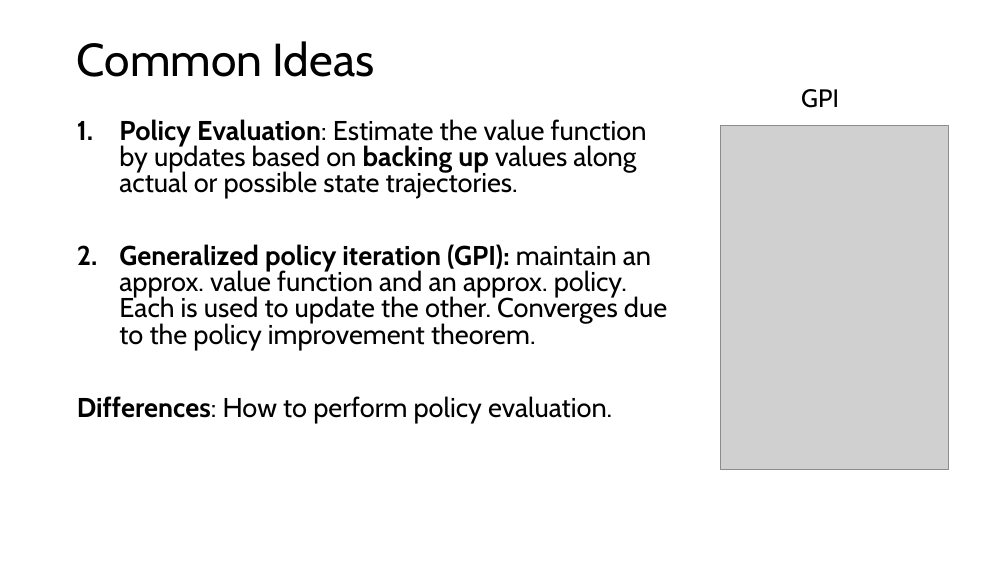
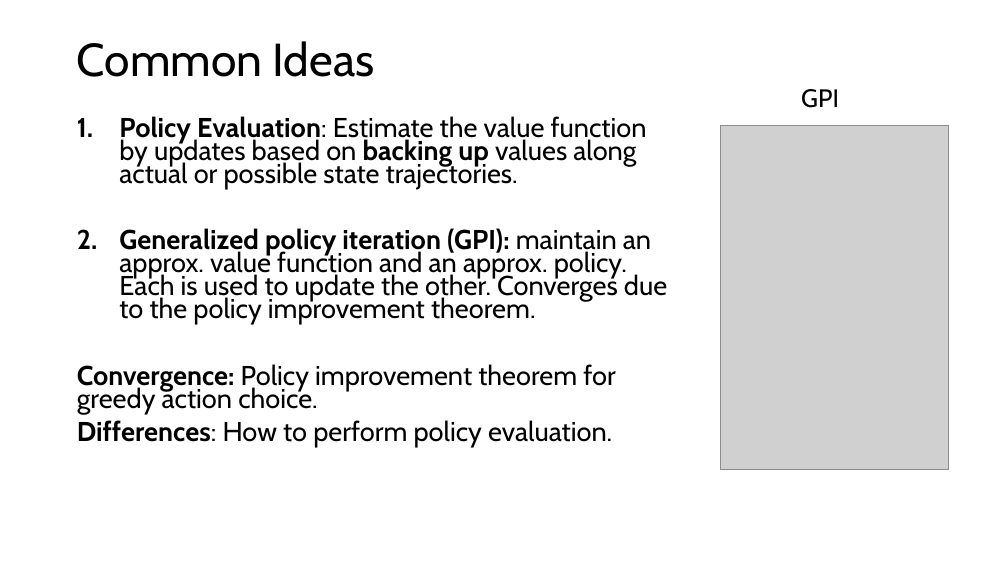
Before and after one commit to mhahsler/Introduction_to_Reinforcement_Learning, a slide deck: slide 19 of slides/Lecture_Chapter08.pptx. Drawn at 1008x567 pixels with LibreOffice and Linux fonts; fonts in the diff are those of the drawing; grey boxes stand for pictures. Boxes give left, top, right and bottom in pixels: in the first picture for what was removed or moved away, otherwise in the second. Text is boxed around its words. In the diff, an @@ line names an element or a change of style, - is before the commit and + after.

```diff
--- a/slides/Lecture_Chapter08.pptx
+++ b/slides/Lecture_Chapter08.pptx
@@ text at [77, 116, 667, 447]: line spacing 0.8 to 0.7 @@
@@ text at [77, 364, 615, 414]: paragraph added @@
+Convergence: Policy improvement theorem for greedy action choice.
```
Also in this commit, not shown: 5 other slides changed, 5 other files.
